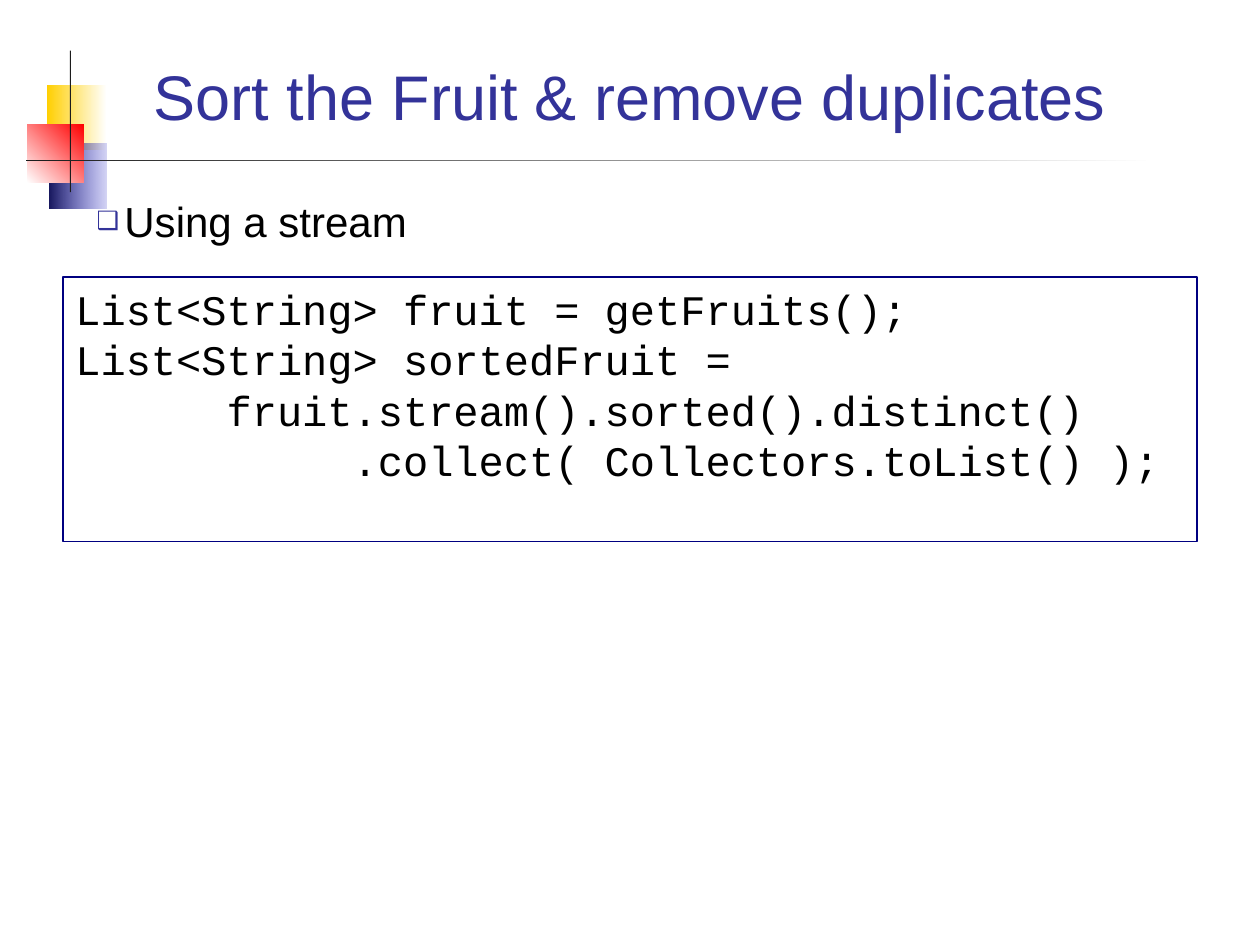
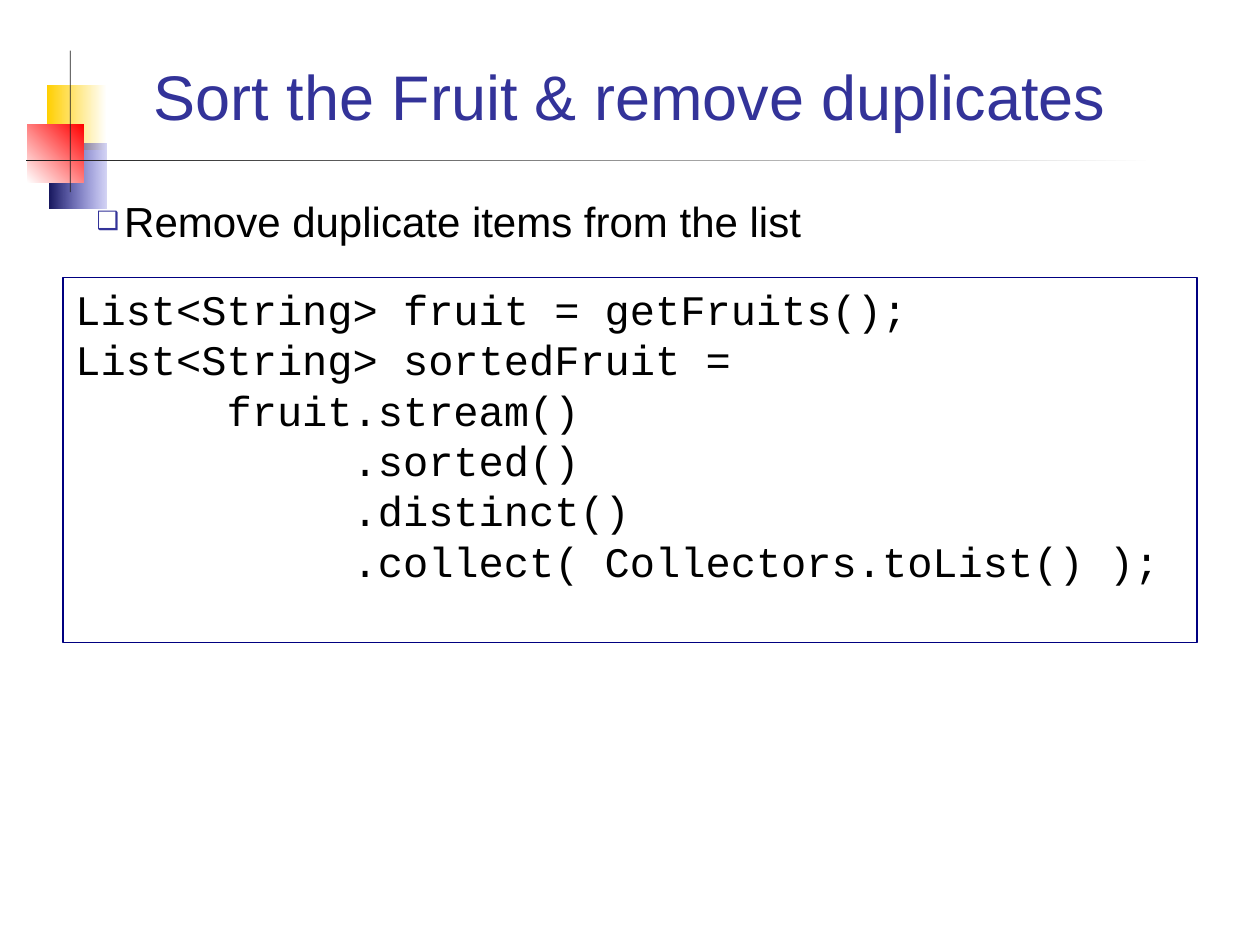
Before and after one commit to skeoop/skeoop.github.io, a slide deck: slide 17 of java8/Streams.ppt (slide 15 before the commit). Drawn at 1260x945 pixels with LibreOffice and Linux fonts; fonts in the diff are those of the drawing. Boxes give left, top, right and bottom in pixels: in the first picture for what was removed or moved away, otherwise in the second. Text is boxed around its words. In the diff, an @@ line names an element or a change of style, - is before the commit and + after.

```diff
--- a/java8/Streams.ppt
+++ b/java8/Streams.ppt
@@ text removed at [124,206,406,245] @@
-❑ Using a stream
@@ text added at [124,206,801,245], 24 pt, text #000000 @@
+❑ Remove duplicate items from the list
@@ rectangle "List<String> fruit = getFruits();": place and size @@
-rectangle "List<String> fruit = getFruits();" at [63,277,1197,542]
+rectangle "List<String> fruit = getFruits();" at [63,277,1197,643]
@@ text in rectangle at [227,395,630,535]: text changed @@
-fruit.stream().sorted().distinct()
+fruit.stream()
+.sorted()
+.distinct()
```
Also in this commit, not shown: 9 other slides changed, 12 slides added, 1 slide removed, 2 other files.
